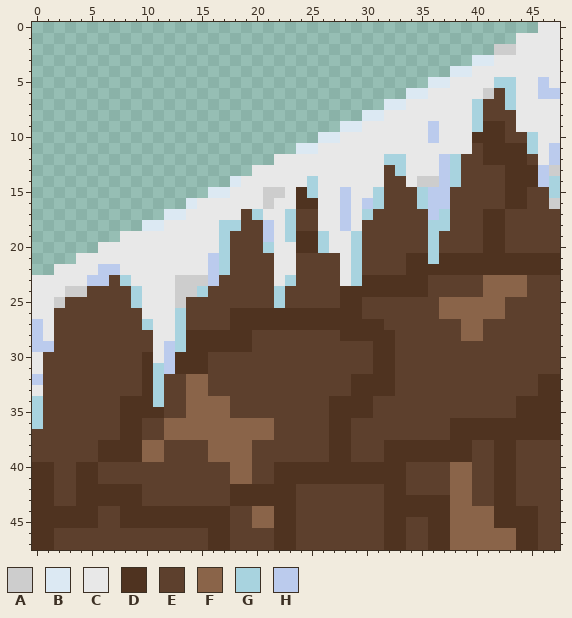
Pixel-art sprite -- Resources/Images/Map/slope2.png. Above is the file before it was changed.
The file is 48x48 pixels.
Palette (. is transparent): A #cdcdcd  B #dce9f3  C #e8e8e8  D #4f3320  E #5d402d  F #8a6449  G #a8d3df  H #bbcbed
Pixels before, first column x 0:
 0 ..............................................CC
 1 ............................................CCCC
 2 ..........................................AACCCC
 3 ........................................BBCCCCCC
 4 ......................................BBCCCCCCCC
 5 ....................................BBCCCCGGCCHC
 6 ..................................BBCCCCCAEGCCHH
 7 ................................BBCCCCCCGEEGCCCC
 8 ..............................BBCCCCCCCCGEEECCCC
 9 ............................BBCCCCCCHCCCGDDECCCC
10 ..........................BBCCCCCCCCHCCCDDDEEGCC
11 ........................BBCCCCCCCCCCCCCCEDDDDGCH
12 ......................CCCCCCCCCCGGCCCHGEEDDDDECH
13 ....................CCCCCCCCCCCCEGCCCHGEEEEDDDHA
14 ..................BCCCCCCGCCCCCCEECAAHGEEEEDDDHG
15 ................BBCCCAACDGCCHCCGEEEGHHEEEEEDDEEG
16 ..............BCCCCCCACCDDCCHCHGEEEGHHEEEEEDDEEA
17 ............BBCCCCCEGCCGEECCHCGEEEEEHGEEEDDEEEEE
18 ..........BBCCCCCGGEEHCGEECCHCEEEEEEGGEEEDDEEEEE
19 ........CCCCCCCCCGEEEHCGDDGCCGEEEEEEGEEEEDDEEEEE
20 ......CCCCCCCCCCCGEEEGCCDDGCCGEEEEEEGEEEEDDEEEEE
21 ....CCCCCCCCCCCCHGEEEECCEEEECGEEEEDDGDDDDDDDDDDD
22 ..CCCCHHCCCCCCCCHGEEEECCEEEECGEEEEDDDDDDDDDDDDDD
23 CCCCCHHEGCCCCAAAHEEEEECGEEEECGDDDDDDEEEEEFFFFEEE
24 CCCAAEEEEGCCCAAGEEEEEEGEEEEEDDDDDDDDEEEEEFFFFEEE
25 CCAEEEEEEGCCCAEEEEEEEEGEEEEEDDEEEEEEEFFFFFFEEEEE
26 CCEEEEEEEECCCGEEEEDDDDDDDDDDDDEEEEEEEFFFFFFEEEEE
27 HCEEEEEEEEGCCGEEEEDDDDDDDDDDDDDDEEEEEEEFFEEEEEEE
28 HCEEEEEEEEECCGDDDDDDEEEEEEEEDDDDDEEEEEEFFEEEEEEE
29 HHEEEEEEEEECHGDDDDDDEEEEEEEEEEEDDEEEEEEEEEEEEEEE
30 CEEEEEEEEEDCHDDDEEEEEEEEEEEEEEEDDEEEEEEEEEEEEEEE
31 CEEEEEEEEEDGHDDDEEEEEEEEEEEEEEEDDEEEEEEEEEEEEEEE
32 HEEEEEEEEEDGEEFFEEEEEEEEEEEEEDDDDEEEEEEEEEEEEEDD
33 CEEEEEEEEEDGEEFFEEEEEEEEEEEEEDDDDEEEEEEEEEEEEEDD
34 GEEEEEEEDDDGEEFFFFEEEEEEEEEDDDDEEEEEEEEEEEEEDDDD
35 GEEEEEEEDDDDEEFFFFEEEEEEEEEDDDDEEEEEEEEEEEEEDDDD
36 GEEEEEEEDDEEFFFFFFFFFFEEEEEDDEEEEEEEEEDDDDDDDDDD
37 EEEEEEEEDDEEFFFFFFFFFFEEEEEDDEEEEEEEEEDDDDDDDDDD
38 EEEEEEDDDDFFEEEEFFFFEEEEEEEDDEEEDDDDDDDDEEDDEEEE
39 EEEEEEDDDDFFEEEEFFFFEEEEEEEDDEEEDDDDDDDDEEDDEEEE
40 DDEEDDEEEEEEEEEEEEFFEEDDDDDDDDDDDDEEEEFFEEDDEEEE
41 DDEEDDEEEEEEEEEEEEFFEEDDDDDDDDDDDDEEEEFFEEDDEEEE
42 DDEEDDDDDDEEEEEEEEDDDDDDEEEEEEEEDDEEEEFFEEDDEEEE
43 DDEEDDDDDDEEEEEEEEDDDDDDEEEEEEEEDDDDDDFFEEDDEEEE
44 DDDDDDEEDDDDDDDDDDEEFFDDEEEEEEEEDDDDDDFFFFDDDDEE
45 DDDDDDEEDDDDDDDDDDEEFFDDEEEEEEEEDDEEDDFFFFDDDDEE
46 DDEEEEEEEEEEEEEEDDEEEEDDEEEEEEEEDDEEDDFFFFFFDDEE
47 DDEEEEEEEEEEEEEEDDEEEEDDEEEEEEEEDDEEDDFFFFFFDDEE
After:
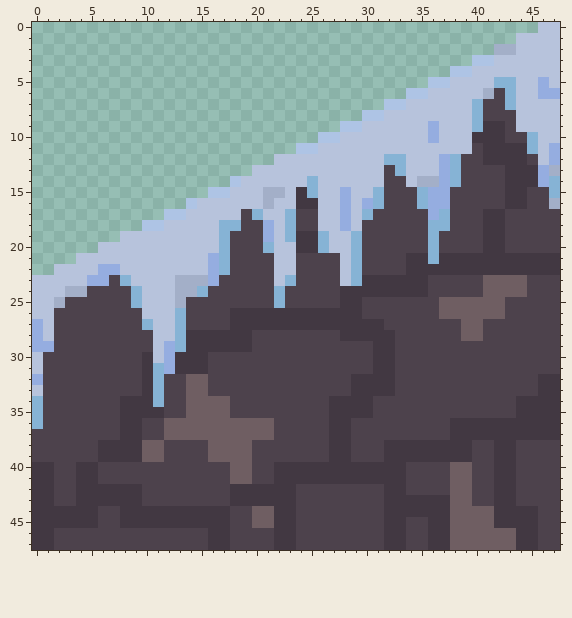
The edit:
colour A: #cdcdcd -> #a3afc8
colour B: #dce9f3 -> #aec4e5
colour C: #e8e8e8 -> #b7c3dc
colour D: #4f3320 -> #423842
colour E: #5d402d -> #4d424c
colour F: #8a6449 -> #6f5e62
colour G: #a8d3df -> #86b3d5
colour H: #bbcbed -> #95ade0
Boxes around the changes in both pictures, in picture pixels (x1, y1, x2, y2):
changed: (32, 22, 560, 550)
